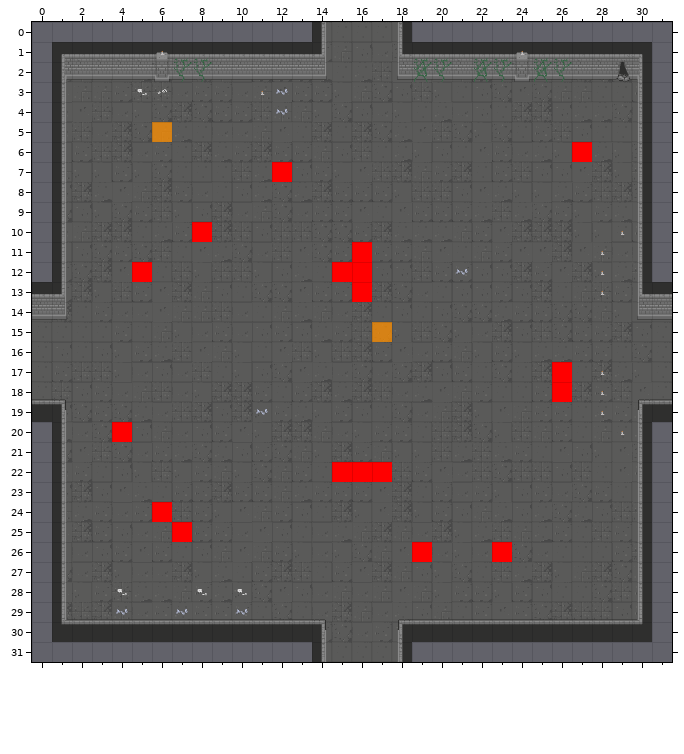
An edit to a level. Tiled map, GrupaTNT/Assets/Resources/RoomData/ROOM_4_NSWE_1.tmx. The picture above was drawn from the file before the commit.
Cells are 32x32 px. Shown: x 0..31, y 0..31.
And afterwards:
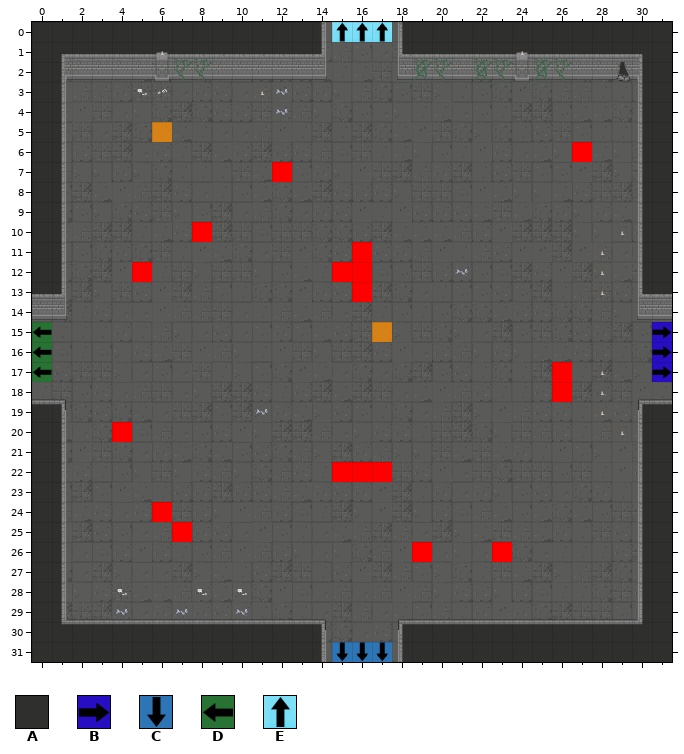
Key: from "Dungeon_Tileset_2": A 167; from "flags": B 3, C 4, D 5, E 6.
_ is an empty cell.
The edit:
Changed rows in their new state; . is an unchanged cell.
Layer "Walls":
first column x 0:
 0 AAAAAAAAAAAAAA.....AAAAAAAAAAAAA
 1 A..............................A
 2 A..............................A
 3 A..............................A
 4 A..............................A
 5 A..............................A
 6 A..............................A
 7 A..............................A
 8 A..............................A
 9 A..............................A
10 A..............................A
11 A..............................A
12 A..............................A
first column x 0:
20 A..............................A
21 A..............................A
22 A..............................A
23 A..............................A
24 A..............................A
25 A..............................A
26 A..............................A
27 A..............................A
28 A..............................A
29 A..............................A
30 A..............................A
31 AAAAAAAAAAAAAA.....AAAAAAAAAAAAA
Layer "Flags":
first column x 15:
 0 EEE
first column x 0:
15 D..............................B
16 D..............................B
17 D..............................B
first column x 15:
31 CCC
